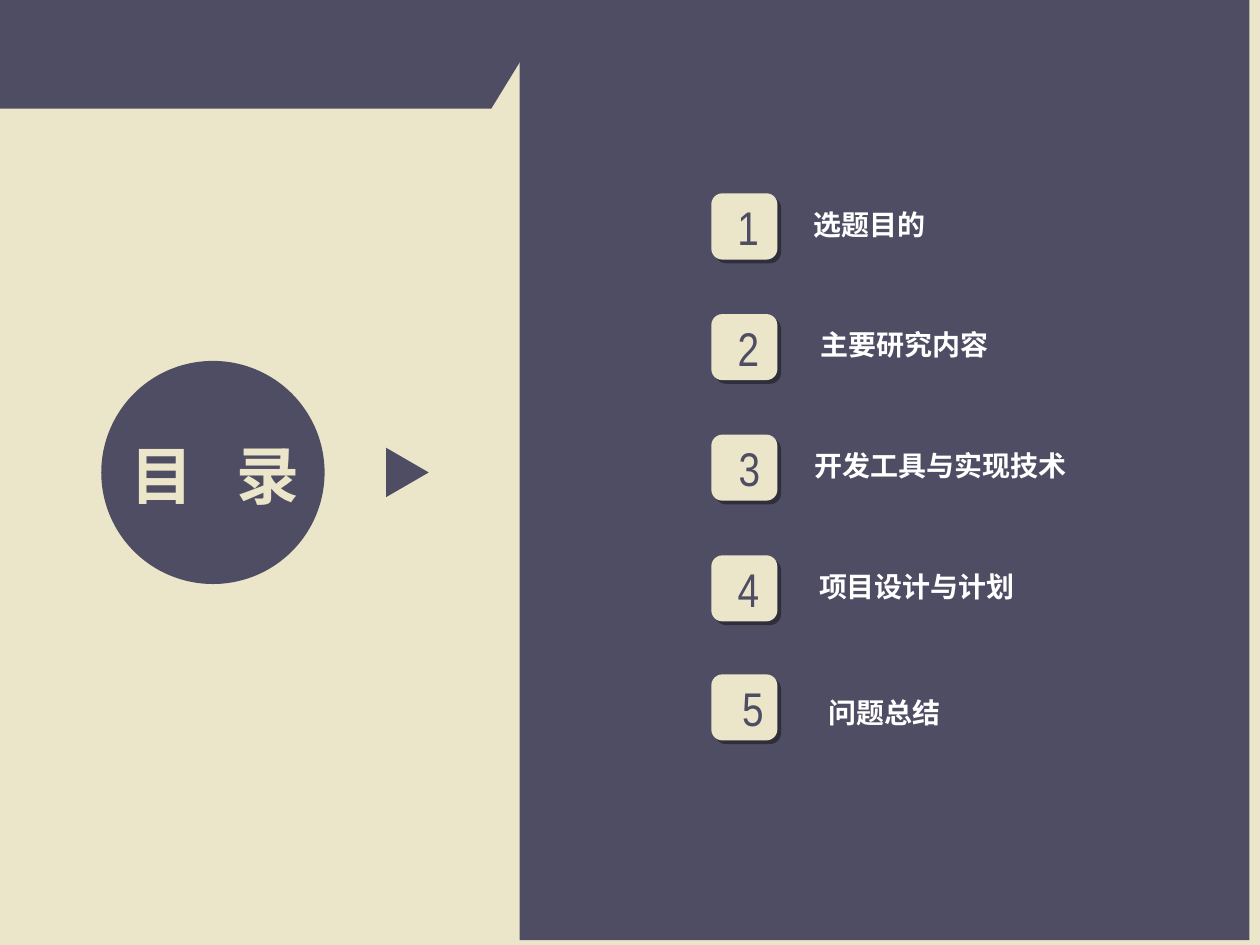
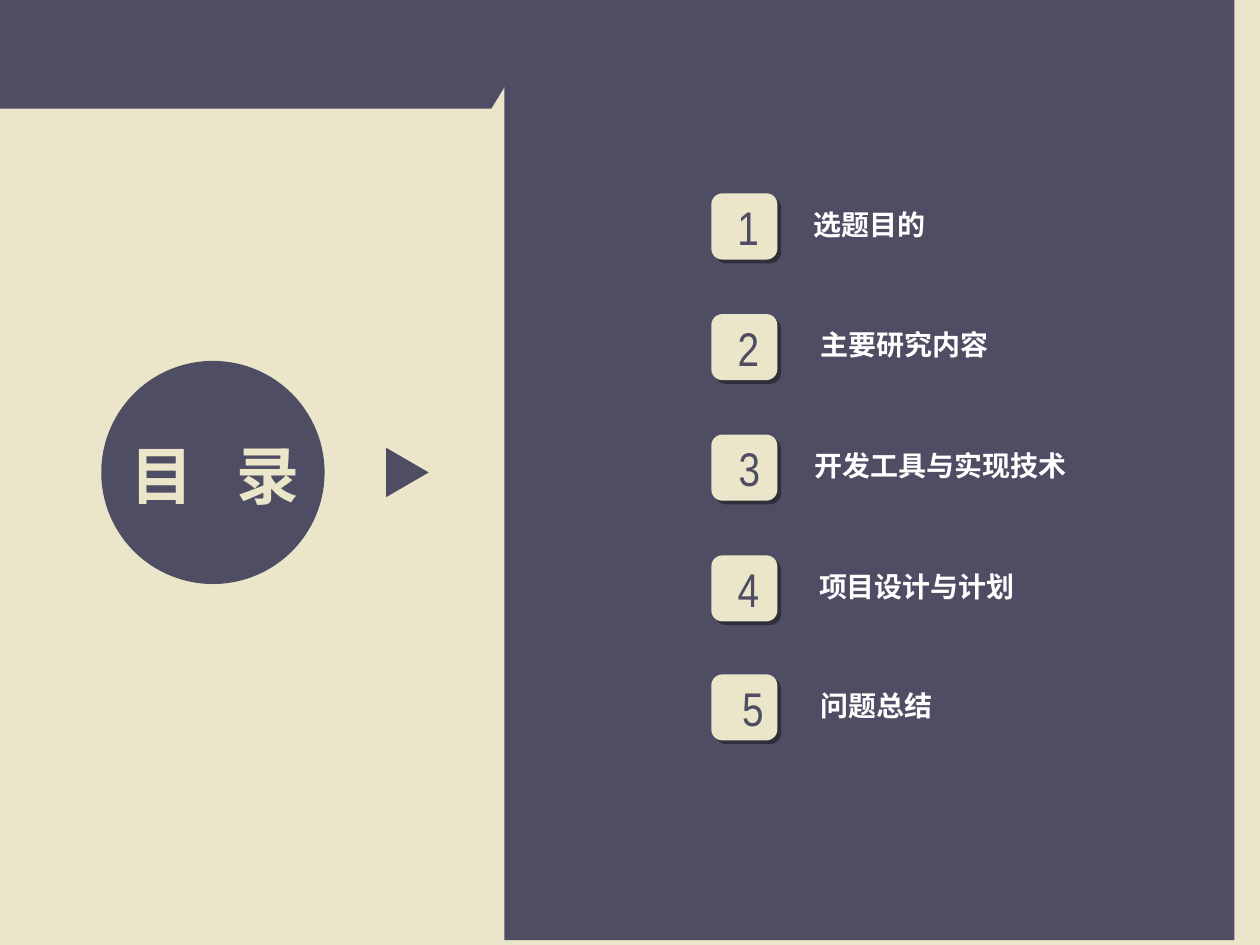
Before and after one commit to xiaojunjun0124/20151104758_fankejun, a slide deck: slide 2 of 20151104758-范可君-基于STM32的温室系统调控的设计与实现开题ppt.ppt. Drawn at 1260x945 pixels with LibreOffice and Linux fonts; fonts in the diff are those of the drawing. Boxes give left, top, right and bottom in pixels: in the first picture for what was removed or moved away, otherwise in the second. Text is boxed around its words. In the diff, an @@ line names an element or a change of style, - is before the commit and + after.

```diff
--- a/20151104758-范可君-基于STM32的温室系统调控的设计与实现开题ppt.ppt
+++ b/20151104758-范可君-基于STM32的温室系统调控的设计与实现开题ppt.ppt
@@ rectangle: place and size @@
-rectangle at (519,0,1249,940)
+rectangle at (504,0,1234,940)
@@ text "问题总结": place and size @@
-text "问题总结" at (829,699,941,726)
+text "问题总结" at (821,692,933,719)
```
Also in this commit, not shown: 5 other slides changed, 2 other files.
